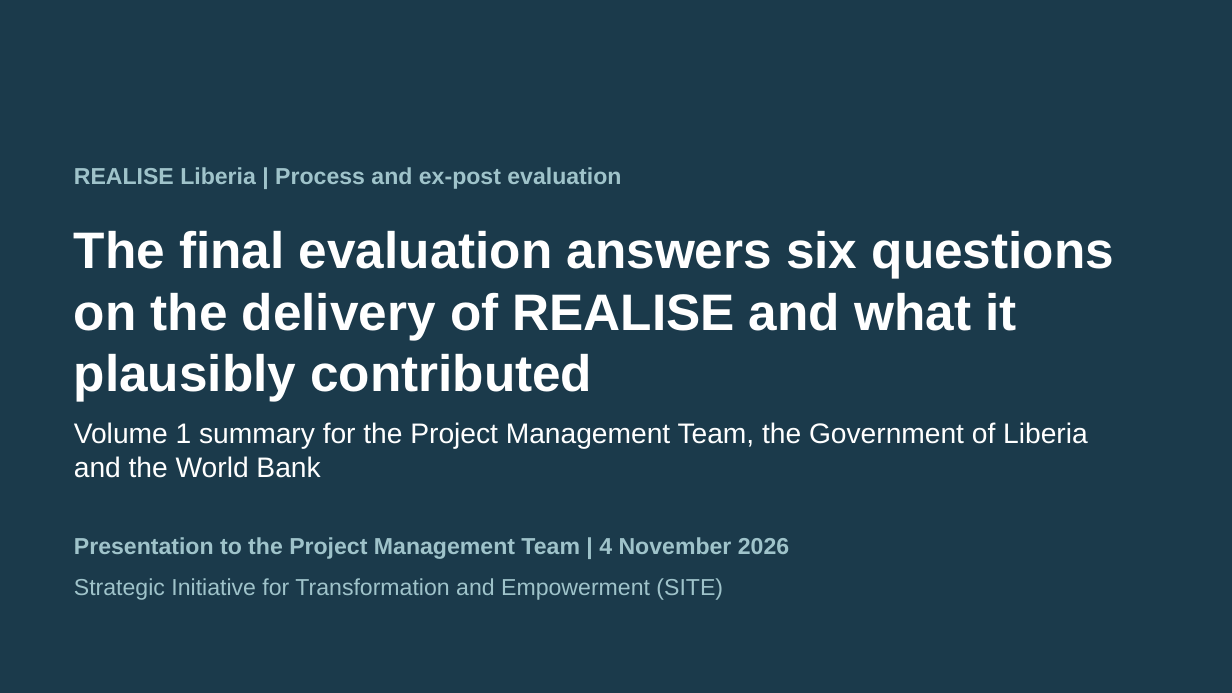
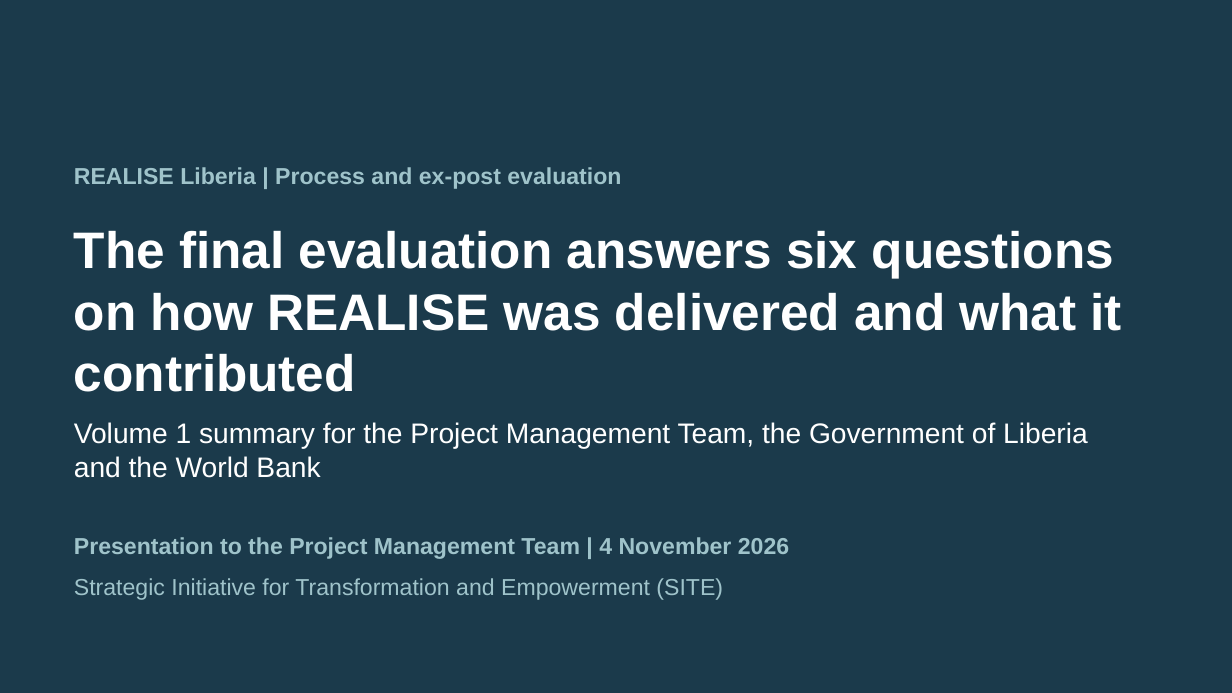
Before and after one commit to kokouekpinda/kokouekpinda, a slide deck: slide 1 of deliverables/REALISE_PMT_Presentation_v5.pptx. Drawn at 1232x693 pixels with LibreOffice and Linux fonts; fonts in the diff are those of the drawing. Boxes give left, top, right and bottom in pixels: in the first picture for what was removed or moved away, otherwise in the second. Text is boxed around its words. In the diff, an @@ line names an element or a change of style, - is before the commit and + after.

```diff
--- a/deliverables/REALISE_PMT_Presentation_v5.pptx
+++ b/deliverables/REALISE_PMT_Presentation_v5.pptx
@@ title at (74, 230, 1122, 392): text changed @@
-The final evaluation answers six questions on the delivery of REALISE and what it plausibly contributed
+The final evaluation answers six questions on how REALISE was delivered and what it contributed
```
Also in this commit, not shown: 7 other slides changed.
